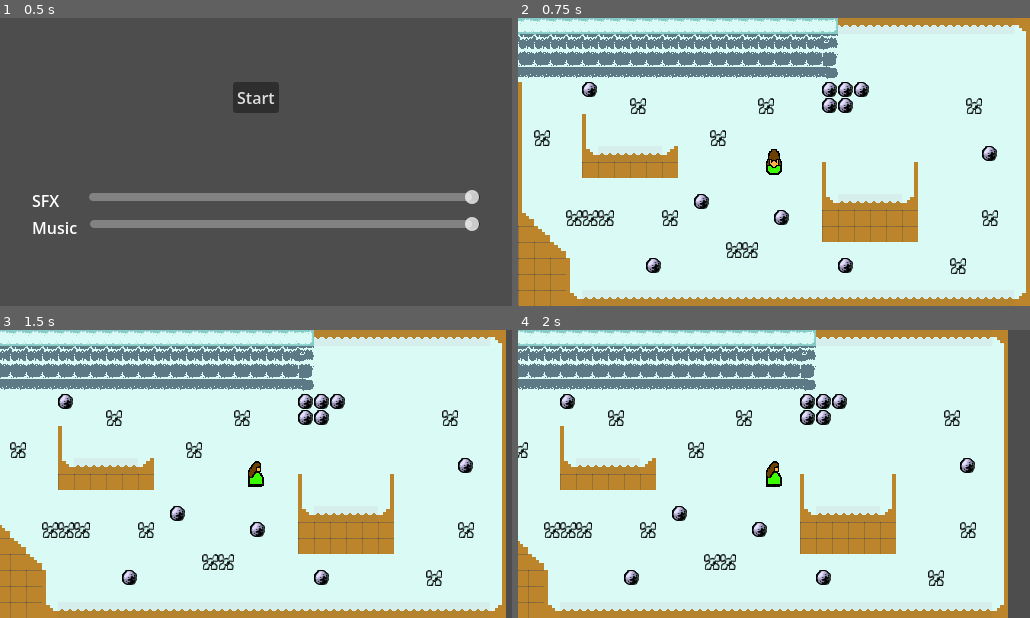
Above: before the commit, frames 1-4 (two rows, left to right).
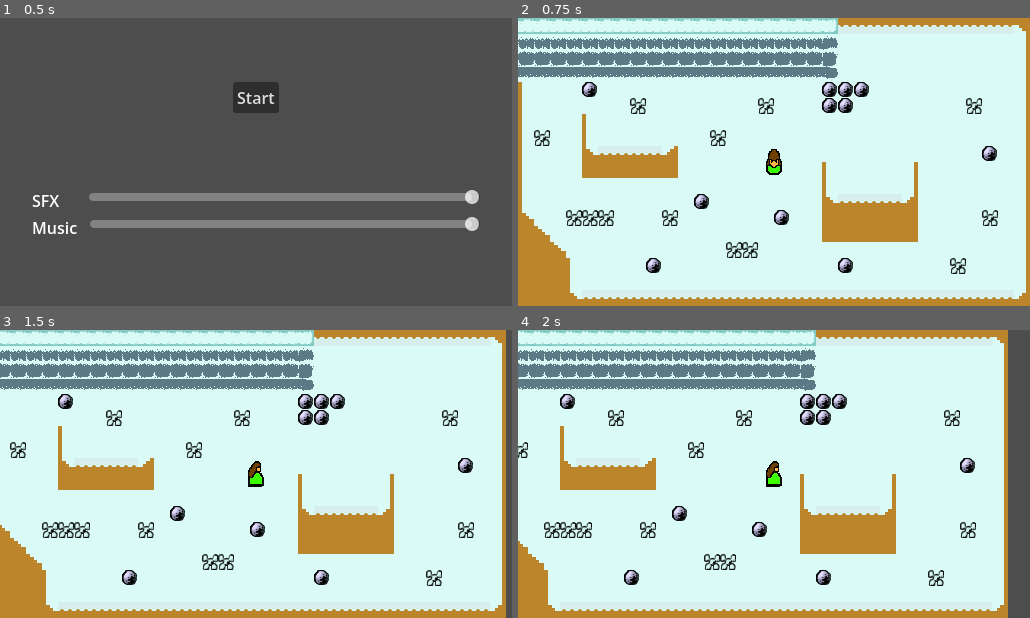
Above: after the commit, the same moments.

Repository: kasperab/loki
Game: Godot game, scene res://scenes/menu.tscn
Same seed, same stepped clock (60 frames per second), same inputs: the game is played once before the commit and once after it.
Inputs:
- Up to frame 1 (0.5 s): no input
- Up to frame 2 (0.75 s): click "Start" at 0.5 s
- Up to frame 3 (1.5 s): tap Enter at 1.25 s; hold Right (right) from 1.28 s (still down); tap C (copy_mask) at 1.35 s
- Up to frame 4 (2 s): keep holding Right (right)

Frame 1 is identical in both runs. In frame 2, 1.3% of the frame differs, in the area x 0-79%, y 5-100%; in frame 3, 1.2%; in frame 4, 1.1%.

Commit message:
Added Thor, Heimdall, builder, and updated tilesheet

Diff:
--- /dev/null
+++ b/art/builder_sprite.tres
@@ -0,0 +1,54 @@
+[gd_resource type="SpriteFrames" format=3 uid="uid://bdwo58qrstce4"]
+
+[ext_resource type="Texture2D" uid="uid://dokixg2b62puu" path="res://art/Jatten.png" id="1_ameal"]
+
+[sub_resource type="AtlasTexture" id="AtlasTexture_cr7wc"]
+atlas = ExtResource("1_ameal")
+region = Rect2(0, 32, 16, 32)
+
+[sub_resource type="AtlasTexture" id="AtlasTexture_d8chx"]
+atlas = ExtResource("1_ameal")
+region = Rect2(0, 0, 16, 32)
+
+[sub_resource type="AtlasTexture" id="AtlasTexture_jqvof"]
+atlas = ExtResource("1_ameal")
+region = Rect2(16, 32, 16, 32)
+
+[sub_resource type="AtlasTexture" id="AtlasTexture_glyma"]
+atlas = ExtResource("1_ameal")
+region = Rect2(16, 0, 16, 32)
+
+[resource]
+animations = [{
+"frames": [{
+"duration": 1.0,
+"texture": SubResource("AtlasTexture_cr7wc")
+}],
+"loop": true,
+"name": &"down",
+"speed": 5.0
+}, {
+"frames": [{
+"duration": 1.0,
+"texture": SubResource("AtlasTexture_d8chx")
+}],
+"loop": true,
+"name": &"left",
+"speed": 5.0
+}, {
+"frames": [{
+"duration": 1.0,
+"texture": SubResource("AtlasTexture_jqvof")
+}],
+"loop": true,
+"name": &"right",
+"speed": 5.0
+}, {
+"frames": [{
+"duration": 1.0,
+"texture": SubResource("AtlasTexture_glyma")
+}],
+"loop": true,
+"name": &"up",
+"speed": 5.0
+}]
--- /dev/null
+++ b/art/heimdall_sprite.tres
@@ -0,0 +1,54 @@
+[gd_resource type="SpriteFrames" format=3 uid="uid://clqxr2k40i3j7"]
+
+[ext_resource type="Texture2D" uid="uid://bbrlv1bus565c" path="res://art/Heimdall.png" id="1_ivuou"]
+
+[sub_resource type="AtlasTexture" id="AtlasTexture_nof07"]
+atlas = ExtResource("1_ivuou")
+region = Rect2(0, 32, 16, 32)
+
+[sub_resource type="AtlasTexture" id="AtlasTexture_bythn"]
+atlas = ExtResource("1_ivuou")
+region = Rect2(16, 0, 16, 32)
+
+[sub_resource type="AtlasTexture" id="AtlasTexture_78516"]
+atlas = ExtResource("1_ivuou")
+region = Rect2(0, 0, 16, 32)
+
+[sub_resource type="AtlasTexture" id="AtlasTexture_x54dg"]
+atlas = ExtResource("1_ivuou")
+region = Rect2(16, 32, 16, 32)
+
+[resource]
+animations = [{
+"frames": [{
+"duration": 1.0,
+"texture": SubResource("AtlasTexture_nof07")
+}],
+"loop": true,
+"name": &"down",
+"speed": 5.0
+}, {
+"frames": [{
+"duration": 1.0,
+"texture": SubResource("AtlasTexture_bythn")
+}],
+"loop": true,
+"name": &"left",
+"speed": 5.0
+}, {
+"frames": [{
+"duration": 1.0,
+"texture": SubResource("AtlasTexture_78516")
+}],
+"loop": true,
+"name": &"right",
+"speed": 5.0
+}, {
+"frames": [{
+"duration": 1.0,
+"texture": SubResource("AtlasTexture_x54dg")
+}],
+"loop": true,
+"name": &"up",
+"speed": 5.0
+}]
--- a/art/player_sprite.tres
+++ b/art/player_sprite.tres
@@ -2,7 +2,24 @@
 
 [ext_resource type="Texture2D" uid="uid://ool0ji8mrj2d" path="res://art/02_characters_guard.png" id="1_p05ks"]
 [ext_resource type="Texture2D" uid="uid://ccy2rmnsgj7q2" path="res://art/02_characters_loki.png" id="1_tt7tm"]
+[ext_resource type="Texture2D" uid="uid://cjnwrdk1nemq8" path="res://art/Frejas_fagel.png" id="1_uxmc8"]
 [ext_resource type="Texture2D" uid="uid://b4dwm5qxo5aua" path="res://art/02_characters_horse.png" id="2_es1ro"]
+
+[sub_resource type="AtlasTexture" id="AtlasTexture_7voic"]
+atlas = ExtResource("1_uxmc8")
+region = Rect2(0, 32, 16, 32)
+
+[sub_resource type="AtlasTexture" id="AtlasTexture_b646r"]
+atlas = ExtResource("1_uxmc8")
+region = Rect2(16, 0, 16, 32)
+
+[sub_resource type="AtlasTexture" id="AtlasTexture_6fenk"]
+atlas = ExtResource("1_uxmc8")
+region = Rect2(16, 32, 16, 32)
+
+[sub_resource type="AtlasTexture" id="AtlasTexture_oofqh"]
+atlas = ExtResource("1_uxmc8")
+region = Rect2(0, 0, 16, 32)
 
 [sub_resource type="AtlasTexture" id="AtlasTexture_j13fy"]
 atlas = ExtResource("1_p05ks")
@@ -56,6 +73,38 @@
 animations = [{
 "frames": [{
 "duration": 1.0,
+"texture": SubResource("AtlasTexture_7voic")
+}],
+"loop": true,
+"name": &"bird_down",
+"speed": 5.0
+}, {
+"frames": [{
+"duration": 1.0,
+"texture": SubResource("AtlasTexture_b646r")
+}],
+"loop": true,
+"name": &"bird_left",
+"speed": 5.0
+}, {
+"frames": [{
+"duration": 1.0,
+"texture": SubResource("AtlasTexture_6fenk")
+}],
+"loop": true,
+"name": &"bird_right",
+"speed": 5.0
+}, {
+"frames": [{
+"duration": 1.0,
+"texture": SubResource("AtlasTexture_oofqh")
+}],
+"loop": true,
+"name": &"bird_up",
+"speed": 5.0
+}, {
+"frames": [{
+"duration": 1.0,
 "texture": SubResource("AtlasTexture_j13fy")
 }],
 "loop": true,
--- /dev/null
+++ b/art/thor_sprite.tres
@@ -0,0 +1,18 @@
+[gd_resource type="SpriteFrames" format=3 uid="uid://b1jl631fx8qu3"]
+
+[ext_resource type="Texture2D" uid="uid://tm7petibid2w" path="res://art/02_characters_Thor.png" id="1_x6mik"]
+
+[sub_resource type="AtlasTexture" id="AtlasTexture_i2jrl"]
+atlas = ExtResource("1_x6mik")
+region = Rect2(128, 112, 16, 32)
+
+[resource]
+animations = [{
+"frames": [{
+"duration": 1.0,
+"texture": SubResource("AtlasTexture_i2jrl")
+}],
+"loop": true,
+"name": &"default",
+"speed": 5.0
+}]
Binary file changed: art/01.png
Binary file added: art/02_characters_Thor.png
Not shown, added: art/02_characters_Thor.png.import
Binary file added: art/Heimdall.png
Not shown, added: art/Heimdall.png.import
Binary file added: art/Jatten.png
Not shown, added: art/Jatten.png.import
